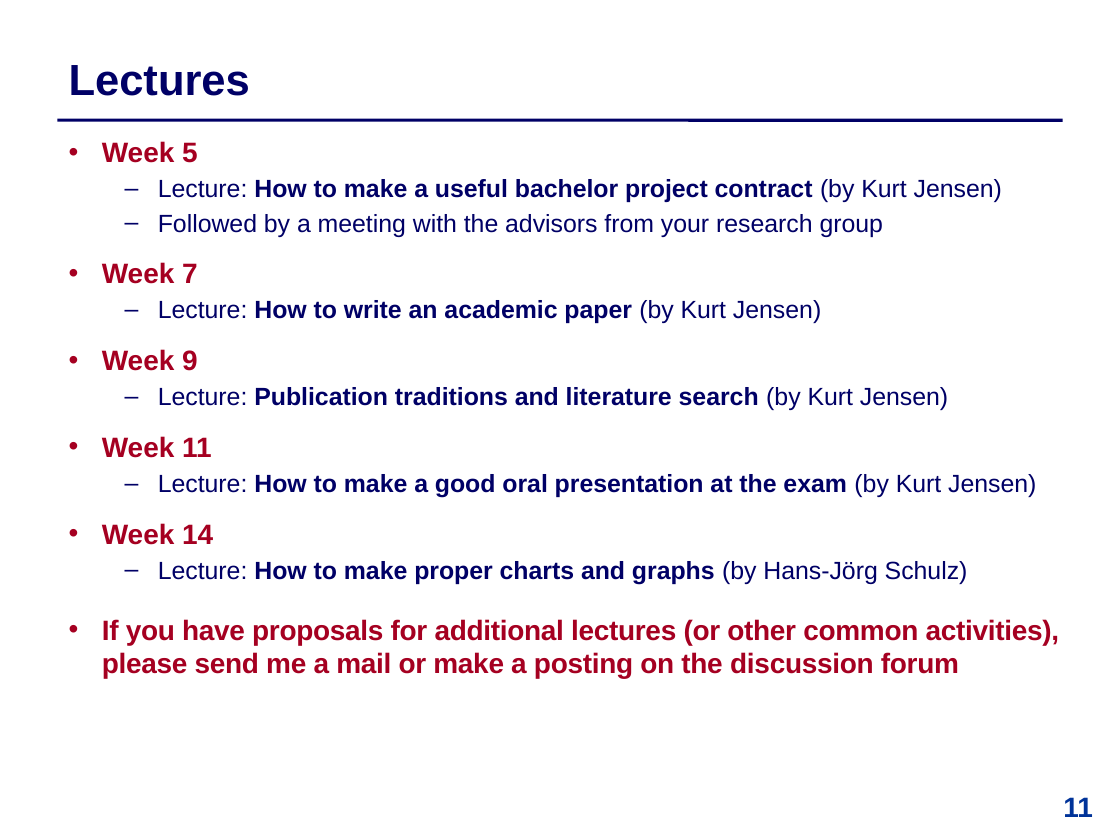
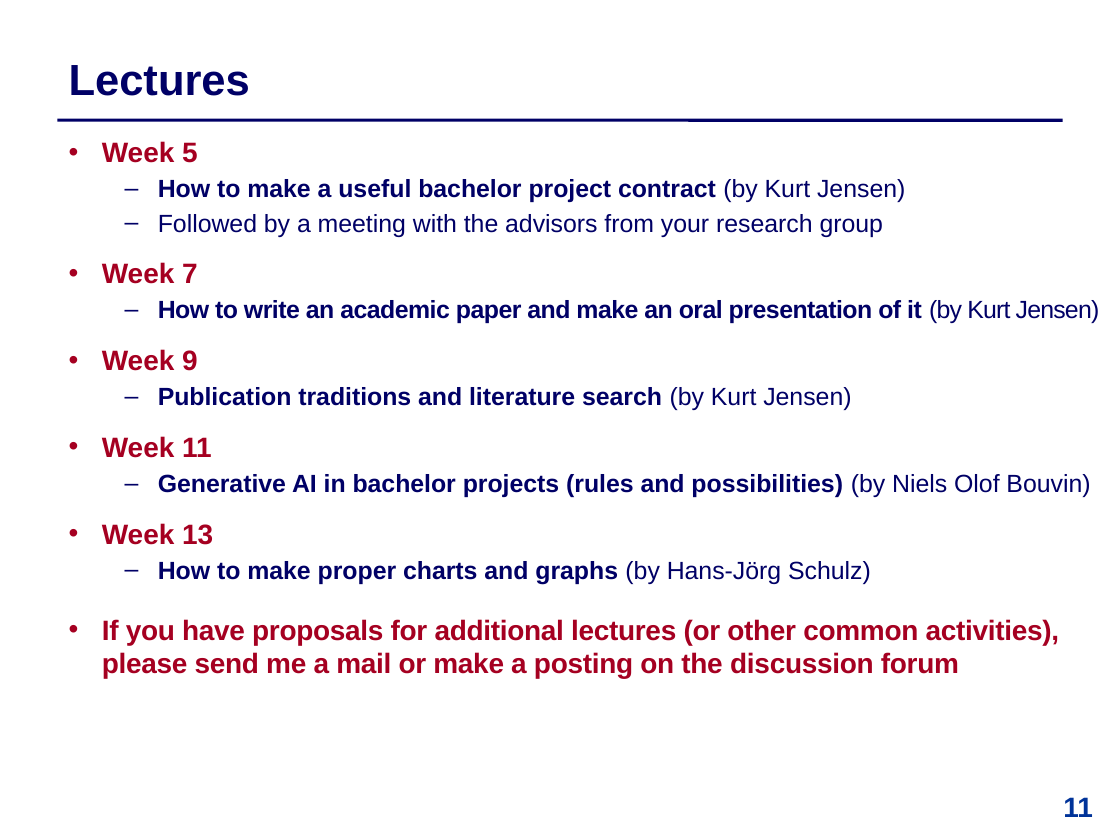
Before and after one commit to IntProgAU/Materiale, a slide deck: slide 11 of web/b25/0 Information Meeting.pptx. Drawn at 1120x840 pixels with LibreOffice and Linux fonts; fonts in the diff are those of the drawing. Boxes give left, top, right and bottom in pixels: in the first picture for what was removed or moved away, otherwise in the second. Text is boxed around its words. In the diff, an @@ line names an element or a change of style, - is before the commit and + after.

```diff
--- a/web/b25/0 Information Meeting.pptx
+++ b/web/b25/0 Information Meeting.pptx
@@ text at [158,179,905,202]: text changed @@
-  – Lecture: How to make a useful bachelor project contract (by Kurt Jensen)
+  – How to make a useful bachelor project contract (by Kurt Jensen)
@@ text at [158,300,1100,323]: text changed @@
-  – Lecture: How to write an academic paper (by Kurt Jensen)
+  – How to write an academic paper and make an oral presentation of it (by Kurt Jensen)
@@ text at [158,387,851,410]: text changed @@
-  – Lecture: Publication traditions and literature search (by Kurt Jensen)
+  – Publication traditions and literature search (by Kurt Jensen)
@@ text at [102,474,1090,585]: text changed @@
-  – Lecture: How to make a good oral presentation at the exam (by Kurt Jensen)
-  • Week 14
-  – Lecture: How to make proper charts and graphs (by Hans-Jörg Schulz)
+  – Generative AI in bachelor projects (rules and possibilities) (by Niels Olof Bouvin)
+  • Week 13
+  – How to make proper charts and graphs (by Hans-Jörg Schulz)
```
Also in this commit, not shown: 9 other slides changed.
